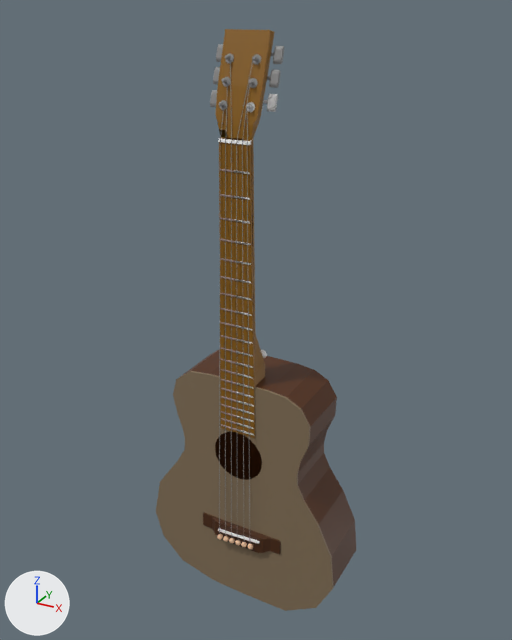
A saved change to the glTF model assets/acoustic_guitar.glb.
One viewpoint serves both versions: a 50 mm camera at (0.525, -0.896, 1.027) aimed at (-0.006, 0.07, 0.544). Lighting does not change. The marker at lower left points along +X, +Y and +Z. The older version comes first. Vertices at exactly the same position are counted once.

Before the edit, the objects in view are built like this:
```python
me_circle = bpy.data.meshes.new('Circle')
me_circle.from_pydata(...)  # 353 vertices, 672 faces; spans x -0.188..0.19, y -0.311..0.145, z -0.112..0.0
# faces by material slot: [320, 352]
me_circle.materials.append(mat_body)  # brown #827057
me_circle.materials.append(mat_body_inside)  # brown #512800
me_cube_002 = bpy.data.meshes.new('Cube.002')
me_cube_002.from_pydata(...)  # 190 vertices, 346 faces; spans x -1.1..1.1, y -0.1..1.6, z 0.0..18.8
me_cube_002.materials.append(mat_material_001)  # brown #885c00
me_nurbspath = bpy.data.meshes.new('NurbsPath')
me_nurbspath.from_pydata(...)  # 13032 vertices, 25920 faces; spans x -0.964..-0.133, y 0.033..0.083, z -0.042..0.024
me_nurbspath.materials.append(mat_tuning_pegs)  # grey #8b8b8b
ob_circle = bpy.data.objects.new('Circle', me_circle)
ob_circle.location = (-0.005, 0.0, 0.313)
ob_circle.rotation_euler = (1.571, 0.0, 0.0)  # degrees (90, 0, 0)
ob_cube = bpy.data.objects.new('Cube', me_cube_002)
ob_cube.location = (-0.003, 0.0, 0.36)
ob_cube.scale = (0.0341, 0.0341, 0.0341)
ob_nurbspath = bpy.data.objects.new('NurbsPath', me_nurbspath)
ob_nurbspath.location = (0.0, -0.053, 0.0)
ob_nurbspath.rotation_euler = (0.587, 1.559, 0.431)  # degrees (34, 89, 25)
# also in view: 'Cube.003' at (0.001, -0.004, 0.142)
```
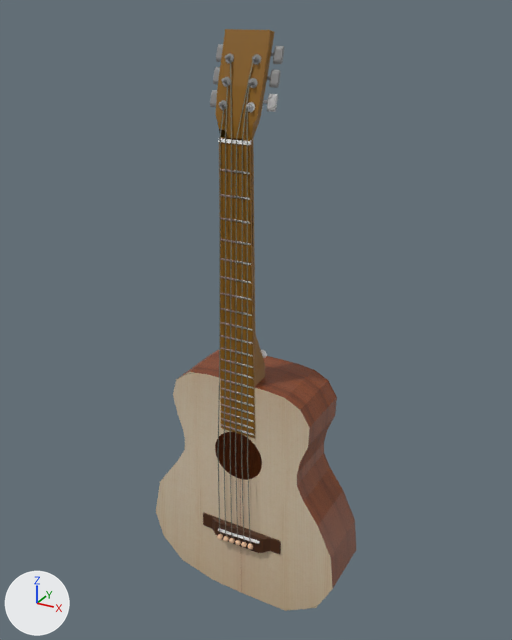
The newer file adds a shape key; the second version is drawn at full value of the shape key 'Key 1' of 'Cylinder', and the change is written as the vertex moves it makes.

Edits to the bpy script that builds the scene:
```text
Add img_sitka_aa_4_c_1680x_jpg:
    img_sitka_aa_4_c_1680x_jpg = load_image('Sitka_AA_4_C_1680x.jpg', '_unpacked/Sitka_AA_4_C_1680x.jpg', 1680, 2100, 'sRGB')
Add img_mahogany_brazil_1000x500_2:
    img_mahogany_brazil_1000x500_2 = load_image('mahogany-brazil-1000x500-2', '_unpacked/mahogany-brazil-1000x500-2', 1000, 500, 'sRGB')
Add mat_material_004:
    mat_material_004 = principled_material('Material.004')
    mat_material_004.texture = img_sitka_aa_4_c_1680x_jpg
    mat_material_004.roughness = 0.244
    mat_material_004.coat_weight = 0.64
Add mat_material_006:
    mat_material_006 = principled_material('Material.006')
    mat_material_006.texture = img_mahogany_brazil_1000x500_2
Add mat_material:
    mat_material = principled_material('Material')
    mat_material.base_color = (0.239, 0.247, 0.206)  # grey #86887d
    mat_material.metallic = 0.64
Change me_circle:
    where me_circle.from_pydata(...)  # 353 vertices, 672 faces; spans x -0.188..0.19, y -0.311..0.145, z -0.112..0.0
    used by ob_circle; location = (-0.005, 0.0, 0.313); rotation_euler = (1.571, 0.0, 0.0), in degrees (90, 0, 0)
    me_circle part 1: 242 faces spanning x -0.188..0.19, y -0.311..0.145, z 0.0 switch from mat_body (brown #827057) to mat_material_004 (picture img_sitka_aa_4_c_1680x_jpg)
    me_circle part 2: 60 faces spanning x -0.188..0.19, y -0.311..0.145, z -0.004..0.0 switch from mat_body (brown #827057) to mat_material_006 (picture img_mahogany_brazil_1000x500_2)
    me_circle part 3: 352 faces spanning x -0.188..0.19, y -0.311..0.145, z -0.112..-0.004 switch from mat_body_inside (brown #512800) to mat_material_006 (picture img_mahogany_brazil_1000x500_2)
Add me_cylinder:
    me_cylinder.from_pydata(...)  # 1792 vertices, 3560 faces; spans x -65.0..17.6, y -46.5..3.5, z -1.0..0.9
    me_cylinder.materials.append(mat_material)  # grey #86887d
Change ob_nurbspath:
    ob_nurbspath: bpy.data.objects.new('NurbsPath', me_nurbspath) -> bpy.data.objects.new('NurbsPath', None)
Add ob_cylinder:
    ob_cylinder = bpy.data.objects.new('Cylinder', me_cylinder)
    ob_cylinder.location = (-0.023, -0.012, 0.57)
    ob_cylinder.rotation_euler = (0.0, 0.0, 3.142)  # degrees (0, 0, 180)
    ob_cylinder.scale = (0.000805, 0.000805, 0.427)
```

Boxes (x1, y1, x2, y2) around the edits, measured in the pictures (512 x 640 px):
'Cylinder', added
    after: (218, 58, 254, 544)
'NurbsPath', no longer drawn
    before: (219, 58, 253, 544)
part 1 of me_circle, recoloured (brown to beige)
    both: (156, 372, 333, 611)
part 2 of me_circle, recoloured
    both: (177, 371, 334, 588)
part 3 of me_circle, recoloured
    both: (180, 350, 356, 586)
